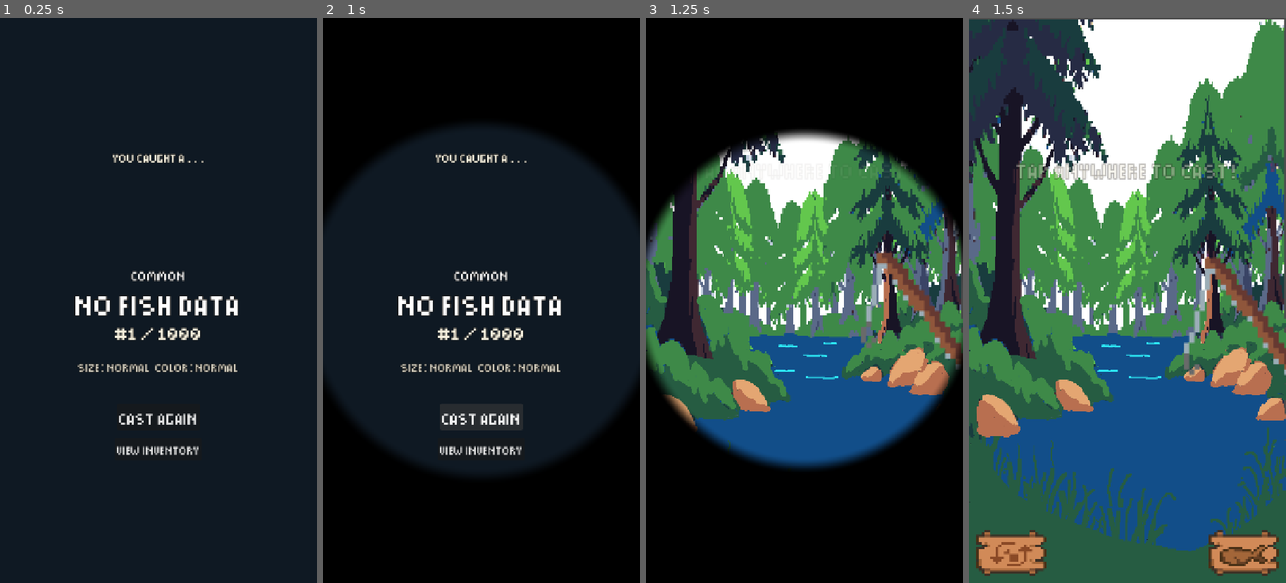
Above: before the commit, frames 1-4 (left to right).
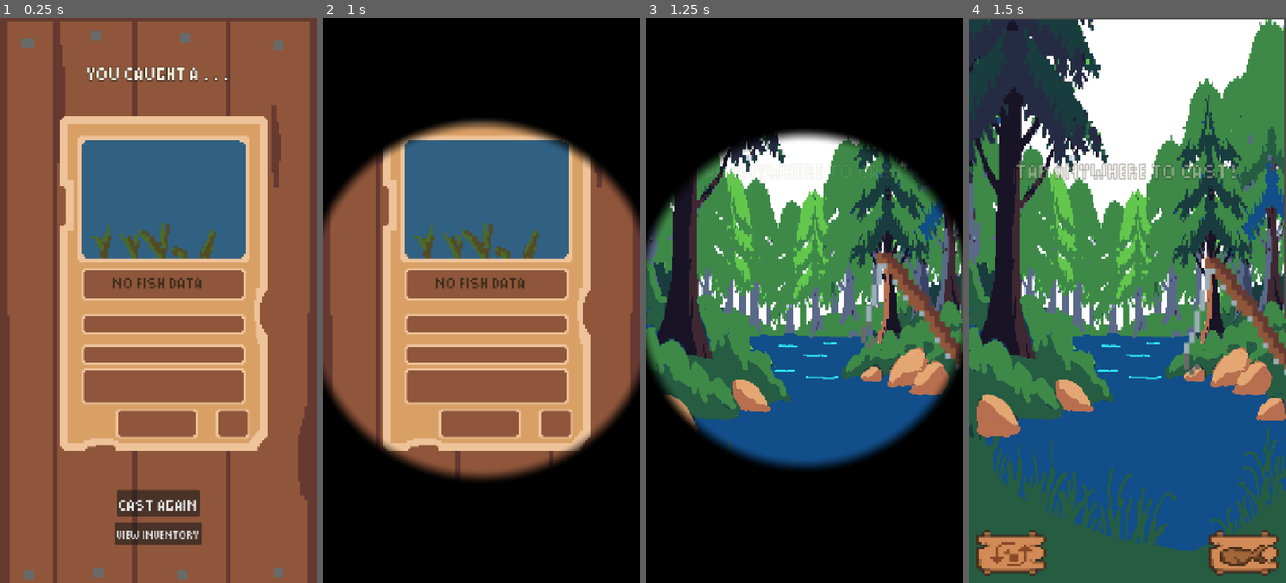
Above: after the commit, the same moments.

Repository: seekermarcel/tacklefish-mvp
Game: Godot game, scene res://scenes/fish_reveal/fish_reveal.tscn
Same seed, same stepped clock (60 frames per second), same inputs: the game is played once before the commit and once after it. This scene is started directly instead of the project's main scene.
Inputs (mouse positions are in pixels of both pictures, inside the frame that each line leads up to):
- Up to frame 1 (0.25 s): no input
- Up to frame 2 (1 s): click "Cast Again" at 0.5 s
- Up to frame 3 (1.25 s): no input
- Up to frame 4 (1.5 s): click (1244, 554) at 1.25 s

The runs differ from the first frame. In frame 1, 100% of the frame differs, in the area x 0-100%, y 0-100%; in frame 2, 54%; in frame 3, nothing differs; in frame 4, nothing differs.

Commit message:
added presentation card graphics

Diff:
--- a/frontend/scenes/fish_reveal/fish_reveal.tscn
+++ b/frontend/scenes/fish_reveal/fish_reveal.tscn
@@ -1,9 +1,11 @@
-[gd_scene load_steps=3 format=3]
-
-[ext_resource type="Script" path="res://scripts/fish_reveal/fish_reveal.gd" id="1"]
+[gd_scene format=3 uid="uid://rssjg44yc5nm"]
+
+[ext_resource type="Script" uid="uid://bhdvsxsdpvhld" path="res://scripts/fish_reveal/fish_reveal.gd" id="1"]
 [ext_resource type="FontFile" uid="uid://b1l34cherynj0" path="res://resources/fonts/pixel.ttf" id="2"]
-
-[node name="FishReveal" type="Control"]
+[ext_resource type="Texture2D" uid="uid://dxmp28vmktdpo" path="res://resources/sprites/ui/catching_background.png" id="3"]
+[ext_resource type="Texture2D" uid="uid://dmn3jxbhihtdy" path="res://resources/sprites/ui/fish_card.png" id="4"]
+
+[node name="FishReveal" type="Control" unique_id=1622221117]
 layout_mode = 3
 anchors_preset = 15
 anchor_right = 1.0
@@ -12,133 +14,194 @@
 grow_vertical = 2
 script = ExtResource("1")
 
-[node name="Background" type="ColorRect" parent="."]
-layout_mode = 1
-anchors_preset = 15
-anchor_right = 1.0
-anchor_bottom = 1.0
-grow_horizontal = 2
-grow_vertical = 2
-color = Color(0.059, 0.098, 0.137, 1)
-
-[node name="MarginContainer" type="MarginContainer" parent="."]
-layout_mode = 1
-anchors_preset = 15
-anchor_right = 1.0
-anchor_bottom = 1.0
-grow_horizontal = 2
-grow_vertical = 2
-theme_override_constants/margin_left = 40
-theme_override_constants/margin_top = 60
-theme_override_constants/margin_right = 40
-theme_override_constants/margin_bottom = 40
-
-[node name="VBox" type="VBoxContainer" parent="MarginContainer"]
-layout_mode = 2
+[node name="Background" type="TextureRect" parent="." unique_id=896534108]
+layout_mode = 1
+anchors_preset = 15
+anchor_right = 1.0
+anchor_bottom = 1.0
+grow_horizontal = 2
+grow_vertical = 2
+texture = ExtResource("3")
+expand_mode = 1
+stretch_mode = 6
+
+[node name="VBox" type="VBoxContainer" parent="." unique_id=768517322]
+layout_mode = 1
+anchors_preset = 15
+anchor_right = 1.0
+anchor_bottom = 1.0
+offset_left = 20.0
+offset_top = 30.0
+offset_right = -20.0
+offset_bottom = -20.0
+grow_horizontal = 2
+grow_vertical = 2
 alignment = 1
 
-[node name="CaughtLabel" type="Label" parent="MarginContainer/VBox"]
+[node name="CaughtLabel" type="Label" parent="VBox" unique_id=968147873]
 layout_mode = 2
 theme_override_colors/font_color = Color(0.96, 0.94, 0.87, 1)
 theme_override_colors/font_outline_color = Color(0.12, 0.1, 0.08, 1)
-theme_override_constants/outline_size = 4
-theme_override_fonts/font = ExtResource("2")
-theme_override_font_sizes/font_size = 18
+theme_override_constants/outline_size = 6
+theme_override_fonts/font = ExtResource("2")
+theme_override_font_sizes/font_size = 28
 text = "You caught a..."
 horizontal_alignment = 1
 
-[node name="Spacer1" type="Control" parent="MarginContainer/VBox"]
-layout_mode = 2
-custom_minimum_size = Vector2(0, 20)
-
-[node name="FishSpriteContainer" type="CenterContainer" parent="MarginContainer/VBox"]
-unique_name_in_owner = true
-layout_mode = 2
-custom_minimum_size = Vector2(0, 200)
-
-[node name="RarityLabel" type="Label" parent="MarginContainer/VBox"]
-unique_name_in_owner = true
-layout_mode = 2
-theme_override_colors/font_outline_color = Color(0.12, 0.1, 0.08, 1)
-theme_override_constants/outline_size = 4
+[node name="Spacer0" type="Control" parent="VBox" unique_id=416087770]
+custom_minimum_size = Vector2(0, 10)
+layout_mode = 2
+
+[node name="CardContainer" type="CenterContainer" parent="VBox" unique_id=1462491442]
+layout_mode = 2
+size_flags_vertical = 0
+
+[node name="CardAnchor" type="Control" parent="VBox/CardContainer" unique_id=1031531680]
+custom_minimum_size = Vector2(480, 880)
+layout_mode = 2
+
+[node name="CardTexture" type="TextureRect" parent="VBox/CardContainer/CardAnchor" unique_id=1144343369]
+layout_mode = 1
+anchors_preset = 15
+anchor_right = 1.0
+anchor_bottom = 1.0
+offset_left = -48.0
+offset_top = -216.0
+offset_right = 72.0
+offset_bottom = 104.0
+grow_horizontal = 2
+grow_vertical = 2
+texture = ExtResource("4")
+expand_mode = 1
+stretch_mode = 5
+
+[node name="FishSpriteContainer" type="CenterContainer" parent="VBox/CardContainer/CardAnchor" unique_id=2146958708]
+unique_name_in_owner = true
+layout_mode = 1
+anchors_preset = -1
+anchor_left = 0.08
+anchor_top = 0.05
+anchor_right = 0.92
+anchor_bottom = 0.4
+offset_left = 7.600006
+offset_top = 45.0
+offset_right = 7.600006
+offset_bottom = 45.0
+grow_horizontal = 2
+grow_vertical = 2
+
+[node name="RarityIcon" type="TextureRect" parent="VBox/CardContainer/CardAnchor" unique_id=2124325447]
+unique_name_in_owner = true
+layout_mode = 1
+anchors_preset = -1
+anchor_left = 0.8
+anchor_top = 0.87
+anchor_right = 0.9
+anchor_bottom = 0.92
+offset_top = -31.599976
+offset_bottom = -31.599976
+grow_horizontal = 2
+grow_vertical = 2
+expand_mode = 1
+stretch_mode = 5
+
+[node name="SpeciesLabel" type="Label" parent="VBox/CardContainer/CardAnchor" unique_id=1214288730]
+unique_name_in_owner = true
+layout_mode = 1
+anchors_preset = -1
+anchor_left = 0.08
+anchor_top = 0.45
+anchor_right = 0.92
+anchor_bottom = 0.53
+grow_horizontal = 2
+grow_vertical = 2
+theme_override_colors/font_color = Color(0.25, 0.18, 0.12, 1)
+theme_override_fonts/font = ExtResource("2")
+theme_override_font_sizes/font_size = 24
+horizontal_alignment = 1
+vertical_alignment = 1
+
+[node name="ColorLabel" type="Label" parent="VBox/CardContainer/CardAnchor" unique_id=271097273]
+unique_name_in_owner = true
+layout_mode = 1
+anchors_preset = -1
+anchor_left = 0.08
+anchor_top = 0.56
+anchor_right = 0.92
+anchor_bottom = 0.62
+offset_left = 7.600006
+offset_top = 8.200012
+offset_right = 7.600006
+offset_bottom = 8.200012
+grow_horizontal = 2
+grow_vertical = 2
+theme_override_colors/font_color = Color(0.3, 0.22, 0.15, 1)
+theme_override_fonts/font = ExtResource("2")
+theme_override_font_sizes/font_size = 16
+horizontal_alignment = 1
+vertical_alignment = 1
+
+[node name="SizeLabel" type="Label" parent="VBox/CardContainer/CardAnchor" unique_id=248858956]
+unique_name_in_owner = true
+layout_mode = 1
+anchors_preset = -1
+anchor_left = 0.08
+anchor_top = 0.64
+anchor_right = 0.92
+anchor_bottom = 0.7
+offset_left = 11.600006
+offset_top = 3.7999878
+offset_right = 11.600006
+offset_bottom = 3.7999878
+grow_horizontal = 2
+grow_vertical = 2
+theme_override_colors/font_color = Color(0.3, 0.22, 0.15, 1)
+theme_override_fonts/font = ExtResource("2")
+theme_override_font_sizes/font_size = 16
+horizontal_alignment = 1
+vertical_alignment = 1
+
+[node name="EditionLabel" type="Label" parent="VBox/CardContainer/CardAnchor" unique_id=683478638]
+unique_name_in_owner = true
+layout_mode = 1
+anchors_preset = -1
+anchor_left = 0.08
+anchor_top = 0.85
+anchor_right = 0.78
+anchor_bottom = 0.93
+offset_left = 31.600002
+offset_top = -31.0
+offset_right = 31.600006
+offset_bottom = -31.0
+grow_horizontal = 2
+grow_vertical = 2
+theme_override_colors/font_color = Color(0.25, 0.18, 0.12, 1)
 theme_override_fonts/font = ExtResource("2")
 theme_override_font_sizes/font_size = 20
-text = "COMMON"
-horizontal_alignment = 1
-
-[node name="SpeciesLabel" type="Label" parent="MarginContainer/VBox"]
-unique_name_in_owner = true
-layout_mode = 2
-theme_override_colors/font_outline_color = Color(0.12, 0.1, 0.08, 1)
-theme_override_constants/outline_size = 6
-theme_override_fonts/font = ExtResource("2")
-theme_override_font_sizes/font_size = 44
-text = "Perch"
-horizontal_alignment = 1
-
-[node name="EditionLabel" type="Label" parent="MarginContainer/VBox"]
-unique_name_in_owner = true
-layout_mode = 2
-theme_override_colors/font_color = Color(0.96, 0.94, 0.87, 1)
-theme_override_colors/font_outline_color = Color(0.12, 0.1, 0.08, 1)
-theme_override_constants/outline_size = 4
-theme_override_fonts/font = ExtResource("2")
-theme_override_font_sizes/font_size = 26
-text = "#1 / 1000"
-horizontal_alignment = 1
-
-[node name="Spacer2" type="Control" parent="MarginContainer/VBox"]
-layout_mode = 2
-custom_minimum_size = Vector2(0, 30)
-
-[node name="TraitsBox" type="HBoxContainer" parent="MarginContainer/VBox"]
-layout_mode = 2
-alignment = 1
-
-[node name="SizeLabel" type="Label" parent="MarginContainer/VBox/TraitsBox"]
-unique_name_in_owner = true
-layout_mode = 2
-theme_override_colors/font_color = Color(0.8, 0.78, 0.72, 1)
-theme_override_colors/font_outline_color = Color(0.12, 0.1, 0.08, 1)
-theme_override_constants/outline_size = 4
-theme_override_fonts/font = ExtResource("2")
-theme_override_font_sizes/font_size = 18
-text = "Size: Normal"
-
-[node name="Sep" type="VSeparator" parent="MarginContainer/VBox/TraitsBox"]
-layout_mode = 2
-
-[node name="ColorLabel" type="Label" parent="MarginContainer/VBox/TraitsBox"]
-unique_name_in_owner = true
-layout_mode = 2
-theme_override_colors/font_color = Color(0.8, 0.78, 0.72, 1)
-theme_override_colors/font_outline_color = Color(0.12, 0.1, 0.08, 1)
-theme_override_constants/outline_size = 4
-theme_override_fonts/font = ExtResource("2")
-theme_override_font_sizes/font_size = 18
-text = "Color: Normal"
-
-[node name="Spacer3" type="Control" parent="MarginContainer/VBox"]
-layout_mode = 2
+horizontal_alignment = 1
+vertical_alignment = 1
+
+[node name="Spacer1" type="Control" parent="VBox" unique_id=1930845859]
+custom_minimum_size = Vector2(0, 16)
+layout_mode = 2
+
+[node name="CastAgainButton" type="Button" parent="VBox" unique_id=164237593]
+unique_name_in_owner = true
 custom_minimum_size = Vector2(0, 60)
-
-[node name="CastAgainButton" type="Button" parent="MarginContainer/VBox"]
-unique_name_in_owner = true
-layout_mode = 2
-custom_minimum_size = Vector2(0, 60)
+layout_mode = 2
 size_flags_horizontal = 4
 theme_override_fonts/font = ExtResource("2")
 theme_override_font_sizes/font_size = 24
 text = "Cast Again"
 
-[node name="Spacer4" type="Control" parent="MarginContainer/VBox"]
-layout_mode = 2
-custom_minimum_size = Vector2(0, 10)
-
-[node name="InventoryButton" type="Button" parent="MarginContainer/VBox"]
-unique_name_in_owner = true
-layout_mode = 2
+[node name="Spacer2" type="Control" parent="VBox" unique_id=618614691]
+custom_minimum_size = Vector2(0, 6)
+layout_mode = 2
+
+[node name="InventoryButton" type="Button" parent="VBox" unique_id=2073900215]
+unique_name_in_owner = true
 custom_minimum_size = Vector2(0, 50)
+layout_mode = 2
 size_flags_horizontal = 4
 theme_override_fonts/font = ExtResource("2")
 theme_override_font_sizes/font_size = 18
--- a/frontend/scripts/fish_reveal/fish_reveal.gd
+++ b/frontend/scripts/fish_reveal/fish_reveal.gd
@@ -1,17 +1,9 @@
 extends Control
-## Displays the caught fish with species, rarity, edition, and traits.
-
-const RARITY_COLORS := {
-	"common": Color(0.62, 0.62, 0.62),
-	"uncommon": Color(0.30, 0.69, 0.31),
-	"rare": Color(0.13, 0.59, 0.95),
-	"epic": Color(0.61, 0.15, 0.69),
-	"legendary": Color(1.0, 0.60, 0.0),
-}
+## Displays the caught fish on a card with species, rarity icon, edition, and traits.
 
 @onready var fish_sprite_container: CenterContainer = %FishSpriteContainer
+@onready var rarity_icon: TextureRect = %RarityIcon
 @onready var species_label: Label = %SpeciesLabel
-@onready var rarity_label: Label = %RarityLabel
 @onready var edition_label: Label = %EditionLabel
 @onready var size_label: Label = %SizeLabel
 @onready var color_label: Label = %ColorLabel
@@ -30,13 +22,8 @@
 
 func _display_fish(data: Dictionary) -> void:
 	var rarity: String = data.get("rarity", "common")
-	var rarity_color: Color = RARITY_COLORS.get(rarity, RARITY_COLORS["common"])
 
 	species_label.text = data.get("species", "Unknown")
-	species_label.add_theme_color_override("font_color", rarity_color)
-
-	rarity_label.text = rarity.to_upper()
-	rarity_label.add_theme_color_override("font_color", rarity_color)
 
 	edition_label.text = "#%d / %d" % [
 		data.get("edition_number", 0),
@@ -45,6 +32,13 @@
 
 	size_label.text = "Size: %s" % data.get("size_variant", "normal").capitalize()
 	color_label.text = "Color: %s" % data.get("color_variant", "normal").capitalize()
+
+	# Load rarity icon
+	var rarity_path := "res://resources/sprites/ui/rarity_%s.png" % rarity
+	if ResourceLoader.exists(rarity_path):
+		rarity_icon.texture = load(rarity_path)
+	else:
+		rarity_icon.visible = false
 
 	_display_fish_sprite(data)
 
@@ -62,8 +56,6 @@
 		texture_rect.texture_filter = CanvasItem.TEXTURE_FILTER_NEAREST
 		texture_rect.modulate = _color_variant_modulate(color_variant)
 		fish_sprite_container.add_child(texture_rect)
-	else:
-		fish_sprite_container.visible = false
 
 static func _color_variant_modulate(color_variant: String) -> Color:
 	match color_variant:
Binary file added: frontend/resources/sprites/ui/catching_background.png
Not shown, added: frontend/resources/sprites/ui/catching_background.png.import
Binary file added: frontend/resources/sprites/ui/fish_card.png
Not shown, added: frontend/resources/sprites/ui/fish_card.png.import
Binary file added: frontend/resources/sprites/ui/rarity_common.png
Not shown, added: frontend/resources/sprites/ui/rarity_common.png.import
Binary file added: frontend/resources/sprites/ui/rarity_epic.png
Not shown, added: frontend/resources/sprites/ui/rarity_epic.png.import
Binary file added: frontend/resources/sprites/ui/rarity_legendary.png
Not shown, added: frontend/resources/sprites/ui/rarity_legendary.png.import
Binary file added: frontend/resources/sprites/ui/rarity_rare.png
Not shown, added: frontend/resources/sprites/ui/rarity_rare.png.import
(and 2 more such lines)
